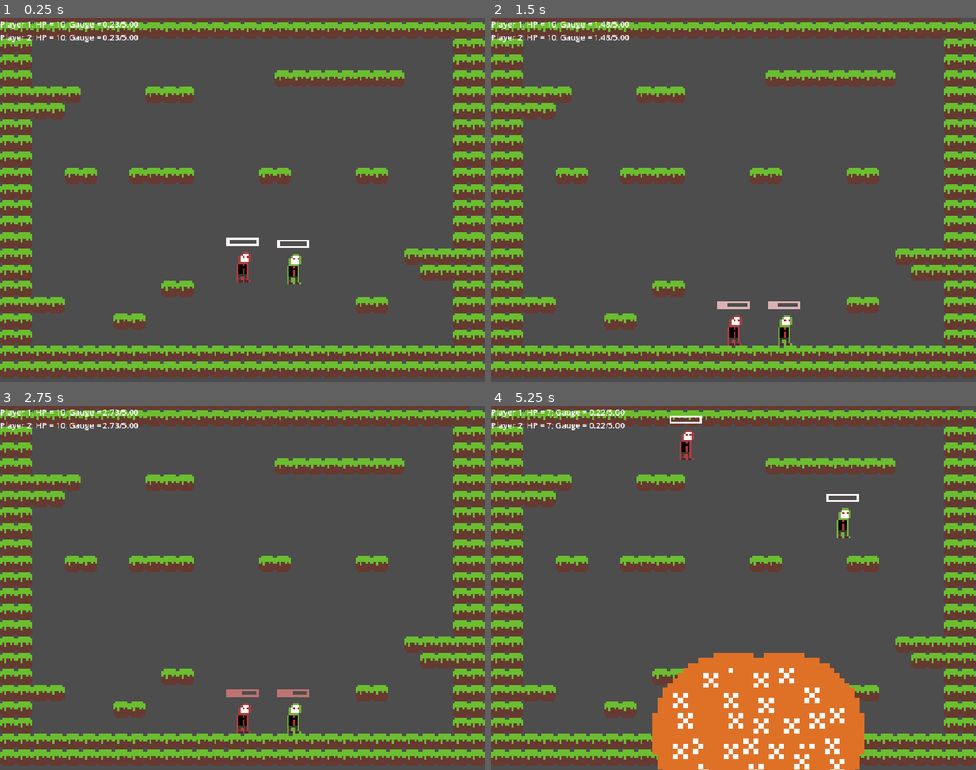
Above: before the commit, frames 1-4 (two rows, left to right).
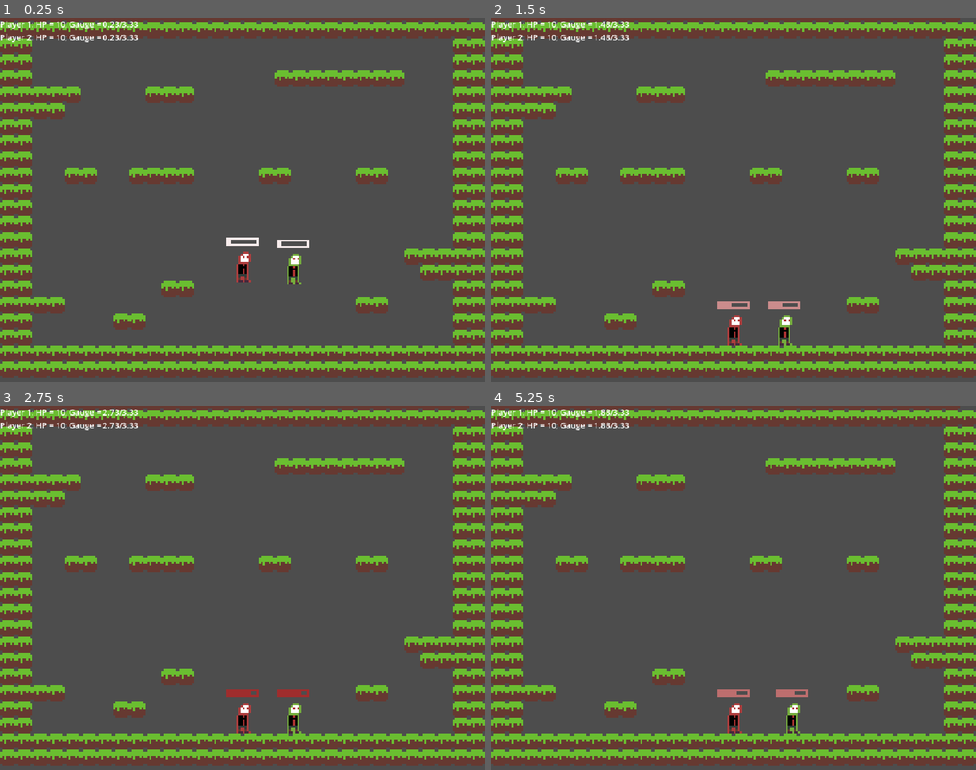
Above: after the commit, the same moments.

Repository: grandeisa/livre-2026
Game: Godot game, scene res://scenes/test_level.tscn
Same seed, same stepped clock (60 frames per second), same inputs: the game is played once before the commit and once after it.
Inputs:
- Up to frame 1 (0.25 s): no input
- Up to frame 2 (1.5 s): no input
- Up to frame 3 (2.75 s): no input
- Up to frame 4 (5.25 s): no input

The runs differ from the first frame. In frame 1, less than 0.1% of the frame differs, in the area x 25-58%, y 1-63%; in frame 2, 0.3%; in frame 3, 0.3%; in frame 4, 13%, in the area x 11-77%, y 1-100%.

Commit message:
Reduce gauge max on low health

Diff:
--- a/src/scripts/hud.gd
+++ b/src/scripts/hud.gd
@@ -11,6 +11,6 @@
 	var label_str: String = ""
 	for player: Player in _players:
 		label_str += "Player %d: HP = %d" % [player.id + 1, player.health_points]
-		label_str += "; Gauge = %.2f/%.2f" % [player.time_without_atk, Player.MAX_TIME_WITHOUT_ATK]
+		label_str += "; Gauge = %.2f/%.2f" % [player.time_without_atk, player.current_max_time]
 		label_str += "\n"
 	_hp_label.text = label_str
--- a/src/scripts/player-states/jump.gd
+++ b/src/scripts/player-states/jump.gd
@@ -11,8 +11,10 @@
 func _enter_state() -> void:
 
 	var explosion = Player.explosion_packed.instantiate()
-	var gauge_fill = min(player.time_without_atk, player.MAX_TIME_WITHOUT_ATK) \
-		/ player.MAX_TIME_WITHOUT_ATK
+	var gauge_fill = min(player.time_without_atk, player.current_max_time) \
+		/ player.current_max_time
+
+	gauge_fill *= player.current_max_time / Player.MAX_TIME_WITHOUT_ATK + 0.1
 
 	if gauge_fill == 1.0: gauge_fill += 1.0
 	gauge_fill += 0.5
@@ -24,6 +26,8 @@
 
 	explosion.scale *= gauge_fill
 	explosion.force *= gauge_fill
+	#explosion.get_node("Sprite2D").material = player.sprite.material
+	explosion.modulate = player._color
 	player.add_sibling(explosion)
 
 	player.time_without_atk = 0.0
--- a/src/scripts/player-states/move.gd
+++ b/src/scripts/player-states/move.gd
@@ -13,7 +13,7 @@
 func _physics_update_state(delta: float) -> void:
 	if (MultiInput.is_action_just_pressed("p_jump", player.device) and \
 		player.time_without_atk >= Player.MIN_TIME_FOR_ATK) \
-		or player.time_without_atk > Player.MAX_TIME_WITHOUT_ATK:
+		or player.time_without_atk > player.current_max_time:
 		start_transition("jump")
 
 	player.handle_horizontal_movement(delta)
--- a/src/scripts/player.gd
+++ b/src/scripts/player.gd
@@ -14,6 +14,8 @@
 
 const MAX_TIME_WITHOUT_ATK: float = 5.0
 const MIN_TIME_FOR_ATK: float = 0.5
+
+const MAX_HEALTH_POINTS: int = 15
 
 #region components
 @onready var sprite:Sprite2D = $Sprite2D
@@ -38,6 +40,7 @@
 var can_heal: bool = true
 var can_attack: bool = true
 var time_without_atk = 0.0
+var current_max_time: float = MAX_TIME_WITHOUT_ATK
 var invincible: bool = false
 
 var heal_amount: int = 2
@@ -46,10 +49,11 @@
 
 signal got_knockback(direction: Vector2, force: float)
 
+var _color: Color = Color.WHITE
+
 func _ready() -> void:
-	var color: Color = _generate_color(sprite.material.get_shader_parameter("outline_color"))
-
-	sprite.material.set_shader_parameter("outline_color", color)
+	_color = _generate_color(sprite.material.get_shader_parameter("outline_color"))
+	sprite.material.set_shader_parameter("outline_color", _color)
 	atk_gauge_bar.max_value = MAX_TIME_WITHOUT_ATK*2
 	atk_gauge_bar.value = 0.0
 
@@ -59,12 +63,15 @@
 
 func _process(delta: float) -> void:
 	input_direction = MultiInput.get_vector("p_left","p_right", "p_up", "p_down", device)
+
+	current_max_time = max(MAX_TIME_WITHOUT_ATK * (float(health_points)/MAX_HEALTH_POINTS), 0.6)
+	atk_gauge_bar.max_value = current_max_time *2
 	time_without_atk += delta
 	_set_gauge_color()
 	atk_gauge_bar.value = time_without_atk*2
 
 func _set_gauge_color() -> void:
-	var color: Color = lerp(Color.WHITE, Color.DARK_RED, (2*time_without_atk) / (MAX_TIME_WITHOUT_ATK*2))
+	var color: Color = lerp(Color.WHITE, Color.DARK_RED, (2*time_without_atk) / (current_max_time*2))
 	atk_gauge_bar.modulate = color
 
 func _physics_process(delta: float) -> void:
@@ -100,6 +107,7 @@
 
 func take_heal(amount: int) -> void:
 	health_points += amount
+	health_points = min(health_points, MAX_HEALTH_POINTS)
 
 func apply_knockback(direction: Vector2, force: float) -> void:
 	got_knockback.emit(direction, force)
Not shown, changed: ideadump.md
